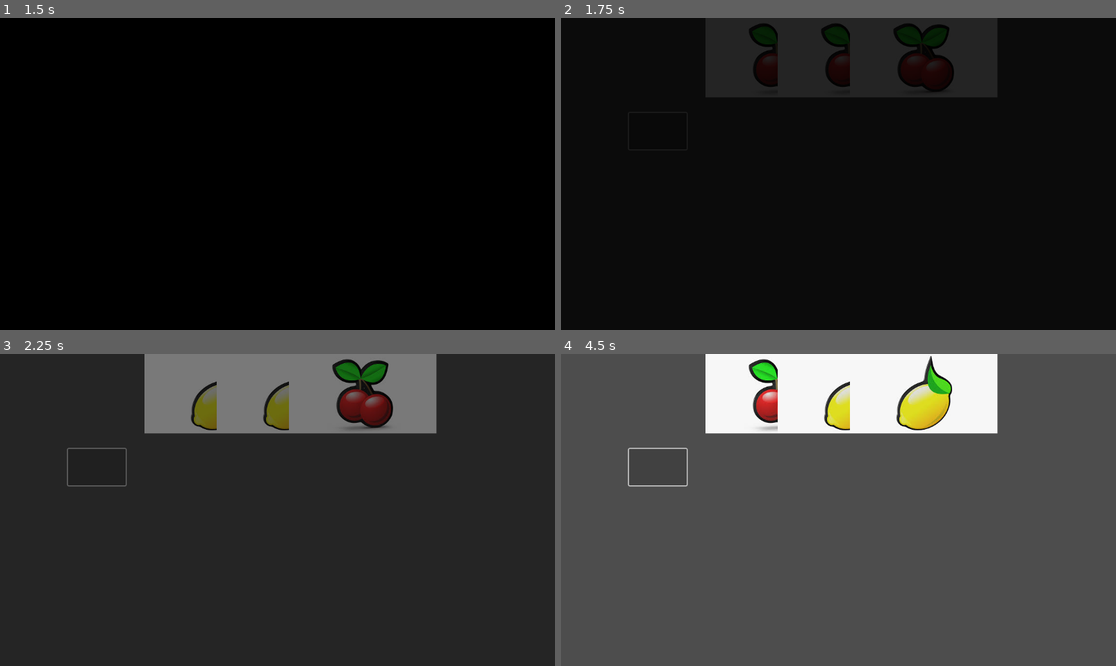
Above: before the commit, frames 1-4 (two rows, left to right).
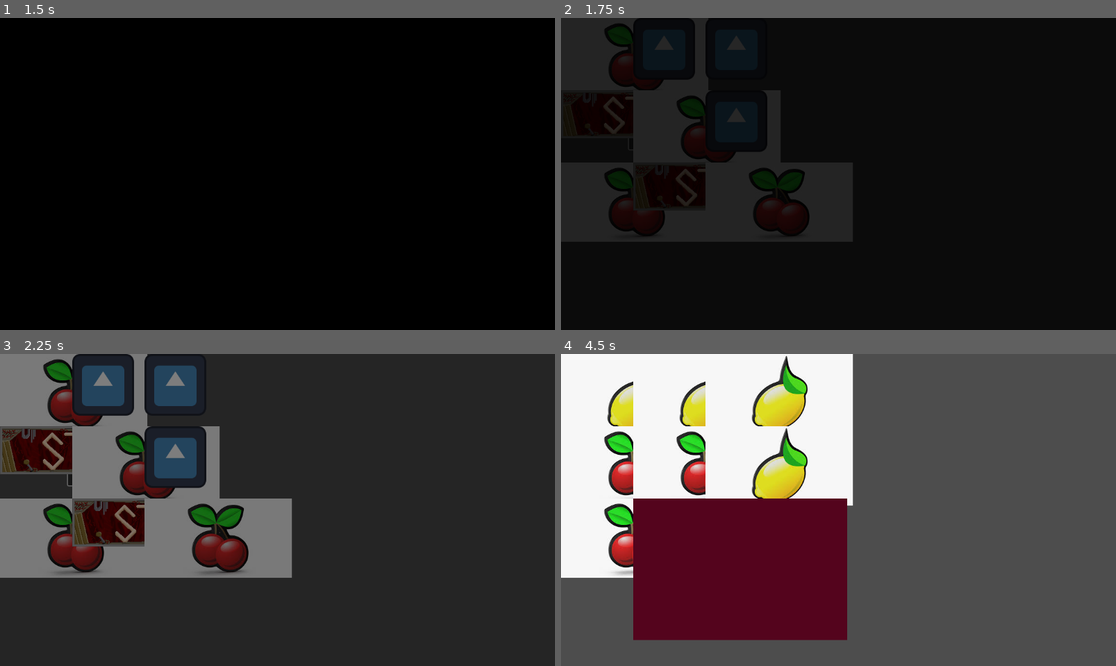
Above: after the commit, the same moments.

Repository: ZaneSoCool/GDaM-Mega-Collab-Fall-2025
Game: Godot game, scene res://Scenes/SlotMachine.tscn
Two runs of this game, one before a commit and one after it. Both use one fixed random seed, a clock stepped at 60 frames per second and the inputs below. The engine's default icon, where the game draws it, is replaced by a stand-in: a white triangle on a blue panel in a dark square.
Inputs (mouse positions are in pixels of both pictures, inside the frame that each line leads up to):
- Up to frame 1 (1.5 s): click (94, 130) at 0.5 s; click (94, 130) at 1.25 s
- Up to frame 2 (1.75 s): no input
- Up to frame 3 (2.25 s): click (94, 466) at 2 s
- Up to frame 4 (4.5 s): tap Enter at 3.5 s; tap Space at 4.25 s

Frame 1 is identical in both runs. In frame 2, 23% of the frame differs, in the area x 0-79%, y 0-72%; in frame 3, 37%; in frame 4, 47%, in the area x 0-79%, y 0-92%.

Commit message:
evil slotmachineccode
doesnt work

Diff:
--- a/Scenes/SlotMachine.tscn
+++ b/Scenes/SlotMachine.tscn
@@ -1,31 +1,20 @@
-[gd_scene load_steps=5 format=3 uid="uid://jt6rn6cxyc2n"]
+[gd_scene load_steps=8 format=3 uid="uid://jt6rn6cxyc2n"]
 
 [ext_resource type="PackedScene" uid="uid://cexqfrush7ds6" path="res://Scenes/Slot.tscn" id="1_bstdy"]
-[ext_resource type="Script" uid="uid://cqdmmdle2yrls" path="res://Scripts/spin_button.gd" id="2_12ai4"]
+[ext_resource type="Script" uid="uid://cqdmmdle2yrls" path="res://Scripts/slotMachine.gd" id="2_12ai4"]
 [ext_resource type="Texture2D" uid="uid://i51mu8aibldp" path="res://Assets/Textures/Lemon.jpg" id="4_1n4jc"]
+[ext_resource type="Texture2D" uid="uid://b87v47p4kmm67" path="res://icon.svg" id="5_46fj6"]
 [ext_resource type="Texture2D" uid="uid://0jq2waufbeg7" path="res://Assets/Textures/Cherry.jpg" id="5_ymylu"]
+[ext_resource type="Texture2D" uid="uid://b6d8uujfjlhgt" path="res://Assets/Textures/menus/STARTbutton.png" id="6_pgvtv"]
+[ext_resource type="Texture2D" uid="uid://dsl0ajnhvrc1w" path="res://Assets/Textures/Solid Colour - Burgundy Red.jpg" id="7_dq6t6"]
 
 [node name="SlotMachine" type="Control"]
 layout_mode = 3
 anchors_preset = 0
 offset_right = 40.0
 offset_bottom = 40.0
-
-[node name="SlotContainer" type="HBoxContainer" parent="."]
-layout_mode = 0
-offset_left = 300.0
-offset_right = 769.0
-offset_bottom = 207.0
-theme_override_constants/separation = 150
-
-[node name="Slot1" parent="SlotContainer" instance=ExtResource("1_bstdy")]
-layout_mode = 2
-
-[node name="Slot2" parent="SlotContainer" instance=ExtResource("1_bstdy")]
-layout_mode = 2
-
-[node name="Slot3" parent="SlotContainer" instance=ExtResource("1_bstdy")]
-layout_mode = 2
+script = ExtResource("2_12ai4")
+symbols = Array[Texture]([ExtResource("5_ymylu"), ExtResource("4_1n4jc"), ExtResource("5_46fj6"), ExtResource("6_pgvtv"), ExtResource("7_dq6t6")])
 
 [node name="SpinButton" type="Button" parent="."]
 layout_mode = 0
@@ -33,7 +22,51 @@
 offset_top = 197.0
 offset_right = 261.0
 offset_bottom = 273.0
-script = ExtResource("2_12ai4")
-symbols = Array[Texture]([ExtResource("4_1n4jc"), ExtResource("5_ymylu")])
 
-[connection signal="pressed" from="SpinButton" to="SpinButton" method="_on_pressed"]
+[node name="VBoxContainer" type="VBoxContainer" parent="."]
+layout_mode = 0
+offset_right = 40.0
+offset_bottom = 40.0
+mouse_filter = 2
+theme_override_constants/separation = 150
+
+[node name="SlotContainer" type="HBoxContainer" parent="VBoxContainer"]
+layout_mode = 2
+theme_override_constants/separation = 150
+
+[node name="Slot1" parent="VBoxContainer/SlotContainer" instance=ExtResource("1_bstdy")]
+layout_mode = 2
+
+[node name="Slot2" parent="VBoxContainer/SlotContainer" instance=ExtResource("1_bstdy")]
+layout_mode = 2
+
+[node name="Slot3" parent="VBoxContainer/SlotContainer" instance=ExtResource("1_bstdy")]
+layout_mode = 2
+
+[node name="SlotContainer2" type="HBoxContainer" parent="VBoxContainer"]
+layout_mode = 2
+theme_override_constants/separation = 150
+
+[node name="Slot1" parent="VBoxContainer/SlotContainer2" instance=ExtResource("1_bstdy")]
+layout_mode = 2
+
+[node name="Slot2" parent="VBoxContainer/SlotContainer2" instance=ExtResource("1_bstdy")]
+layout_mode = 2
+
+[node name="Slot3" parent="VBoxContainer/SlotContainer2" instance=ExtResource("1_bstdy")]
+layout_mode = 2
+
+[node name="SlotContainer3" type="HBoxContainer" parent="VBoxContainer"]
+layout_mode = 2
+theme_override_constants/separation = 150
+
+[node name="Slot1" parent="VBoxContainer/SlotContainer3" instance=ExtResource("1_bstdy")]
+layout_mode = 2
+
+[node name="Slot2" parent="VBoxContainer/SlotContainer3" instance=ExtResource("1_bstdy")]
+layout_mode = 2
+
+[node name="Slot3" parent="VBoxContainer/SlotContainer3" instance=ExtResource("1_bstdy")]
+layout_mode = 2
+
+[connection signal="pressed" from="SpinButton" to="." method="_on_spin_button_pressed"]
--- a/Scripts/Slot.gd
+++ b/Scripts/Slot.gd
@@ -1,8 +1,9 @@
 extends Control
 class_name Slot
 
-@onready var SlotGraphic = $TextureRect
+@onready var slotGraphic = $TextureRect
+var id : int = 0 #1 = tooth, 2 = bone, 3 = eye, 4 = blood, 5 = joker
 
 func spin(symbols : Array[Texture]):
-	var random_index = randi() % symbols.size()
-	SlotGraphic.texture = symbols[random_index]
+	var random_index = randi_range(0, symbols.size() - 1)
+	slotGraphic.texture = symbols[random_index]
--- /dev/null
+++ b/Scripts/slotMachine.gd
@@ -0,0 +1,66 @@
+extends Control
+
+@onready var v_box_container: VBoxContainer = $VBoxContainer
+
+@export var symbols : Array[Texture]
+
+var slots = {
+	0 : [],
+	1 : [],
+	2 : []
+}
+
+var topPurchased = false
+var bottomPurchased = false
+
+func _ready() -> void:
+	getSlots()
+
+func _on_spin_button_pressed() -> void:
+	for row in slots:
+		for slot in slots[row]:
+			slot.spin(symbols)
+
+	readSlots()
+
+func getSlots():
+	for i in v_box_container.get_children().size():
+		var hbox = v_box_container.get_child(i)
+		for slot in hbox.get_children():
+			slots.get(i).append(slot)
+
+func readSlots():
+	var wins = 0
+
+	var realSymbols = symbols.duplicate() #symbols excluding the joker
+	realSymbols.remove_at(4)
+
+	for symbol in realSymbols: #loop through each of the 4 symbols
+
+		for slot in slots[0]:
+			var validSlots1=[] #slots in column 2 which will be valid according to column 1
+
+			if slot.slotGraphic.texture == symbol or slot.slotGraphic.texture == symbols[4]:
+				var slotIndex1 = slots[0].find(slot)
+				validSlots1.append(slots[1][slotIndex1])
+				if slotIndex1 - 1 >= 0:
+					validSlots1.append(slots[1][slotIndex1-1])
+				if slotIndex1 + 1 <= 2:
+					validSlots1.append(slots[1][slotIndex1+1])
+
+				for slot2 in validSlots1:
+					var validSlots2=[] #slots in column 3 which will be valid according to column 2
+
+					if slot2.slotGraphic.texture == symbol or slot2.slotGraphic.texture == symbols[4]:
+						var slotIndex2 = slots[2].find(slot2)
+						validSlots2.append(slots[2][slotIndex2])
+						if slotIndex2 - 1 >= 0:
+							validSlots2.append(slots[2][slotIndex2-1])
+						if slotIndex2 + 1 <= 2:
+							validSlots2.append(slots[2][slotIndex2+1])
+
+							for slot3 in validSlots2:
+								if slot3.slotGraphic.texture == symbol or slot3.slotGraphic.texture == symbols[4]:
+									wins += 1
+									break
+	print(wins)
--- a/Scripts/spin_button.gd
+++ /dev/null
@@ -1,10 +0,0 @@
-extends Button
-
-@onready var slot_container: HBoxContainer = $"../SlotContainer"
-
-@export var symbols : Array[Texture]
-
-func _on_pressed() -> void:
-	for child in slot_container.get_children():
-		if child is Slot:
-			child.spin(symbols)
Renamed: Scripts/spin_button.gd.uid -> Scripts/slotMachine.gd.uid
